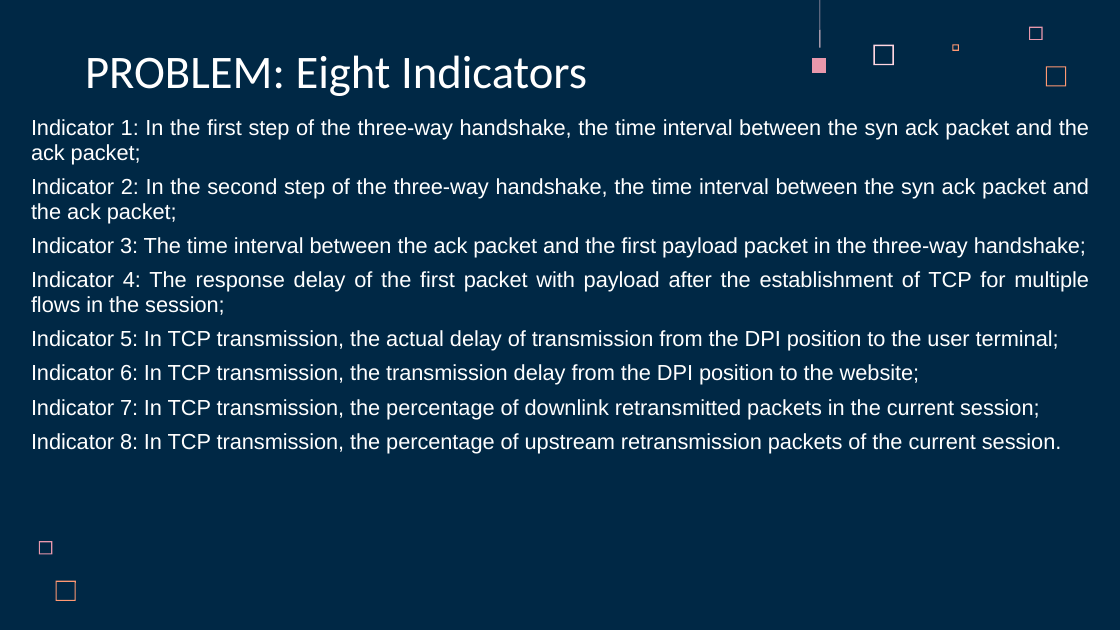
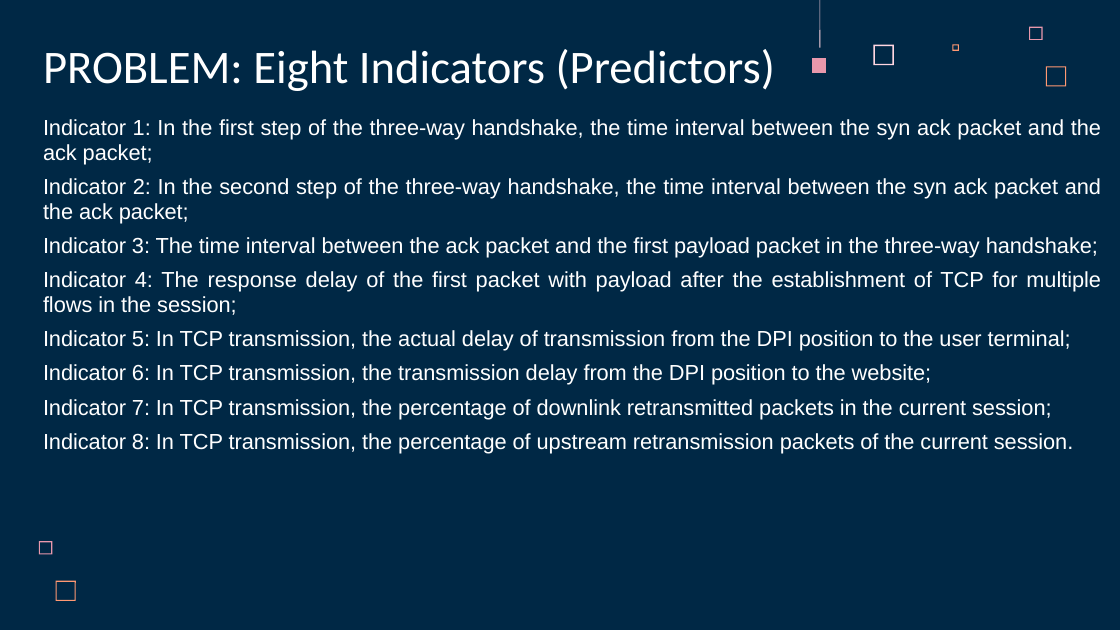
Before and after one commit to ITU-AI-ML-in-5G-Challenge/ML5G-PS-012-Xdding, a slide deck: slide 4 of ML5G-PS-012-Xdding-Presentation.pptx. Drawn at 1120x630 pixels with LibreOffice and Linux fonts; fonts in the diff are those of the drawing. Boxes give left, top, right and bottom in pixels: in the first picture for what was removed or moved away, otherwise in the second. Text is boxed around its words. In the diff, an @@ line names an element or a change of style, - is before the commit and + after.

```diff
--- a/ML5G-PS-012-Xdding-Presentation.pptx
+++ b/ML5G-PS-012-Xdding-Presentation.pptx
@@ title at box(43, 49, 775, 91): text changed @@
-PROBLEM: Eight Indicators
+PROBLEM: Eight Indicators (Predictors)
@@ text "Indicator 1: In the first ...": place and size @@
-text "Indicator 1: In the first ..." at box(31, 119, 1089, 454)
+text "Indicator 1: In the first ..." at box(43, 119, 1101, 454)
```
Also in this commit, not shown: 11 other slides changed, 3 slides added, 2 slides removed, 1 other file.
